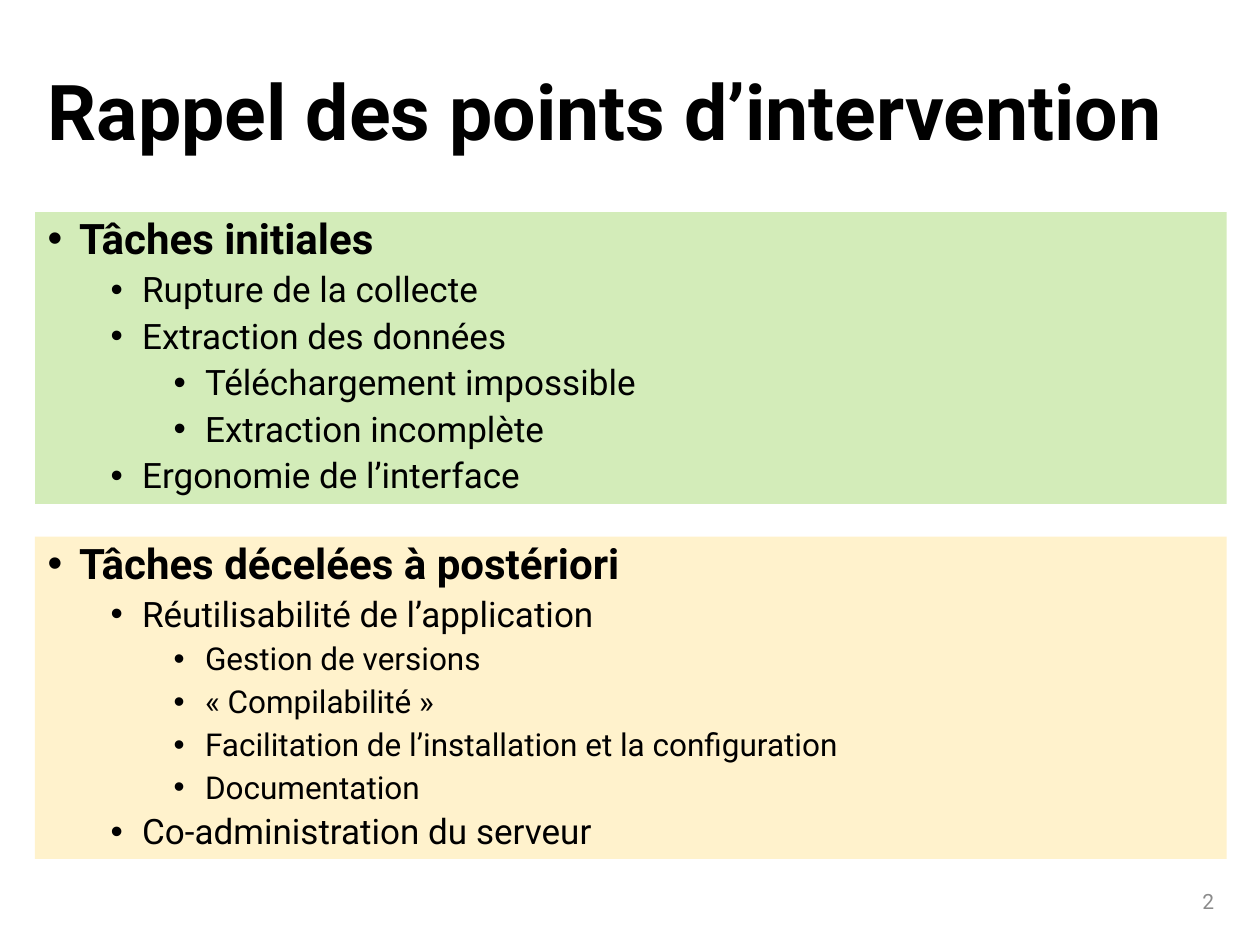
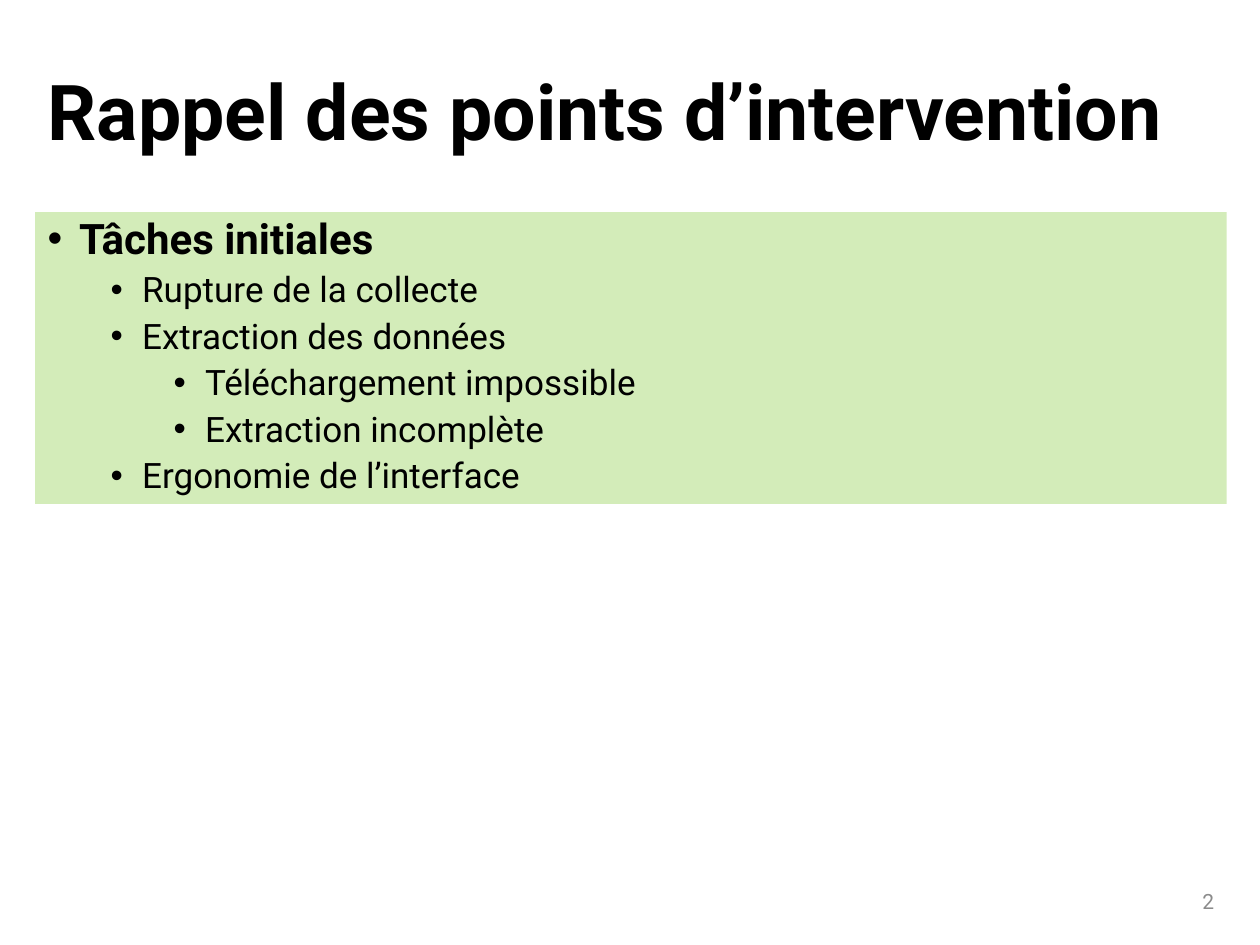
Before and after one commit to dosi-slides/2015_10_geomedia, a slide deck: slide 2 of slides.pptx. Drawn at 1260x945 pixels with LibreOffice and Linux fonts; fonts in the diff are those of the drawing. Boxes give left, top, right and bottom in pixels: in the first picture for what was removed or moved away, otherwise in the second. Text is boxed around its words. In the diff, an @@ line names an element or a change of style, - is before the commit and + after.

Commit message:
act

```diff
--- a/slides.pptx
+++ b/slides.pptx
@@ rectangle removed at <box>35,537,1227,859</box> @@
-• Tâches décelées à postériori
-  • Réutilisabilité de l’application
-    • Gestion de versions
-    • « Compilabilité »
-    • Facilitation de l’installation et la configuration
-    • Documentation
-  • Co-administration du serveur
```
Also in this commit, not shown: 3 other slides changed, 1 slide added.
